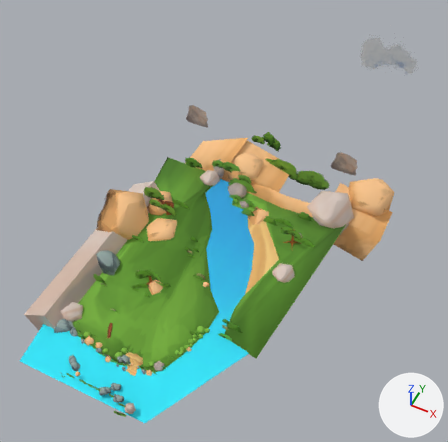
Two versions of the glTF model Assets/Environment/LakeMap.glb, one commit apart.
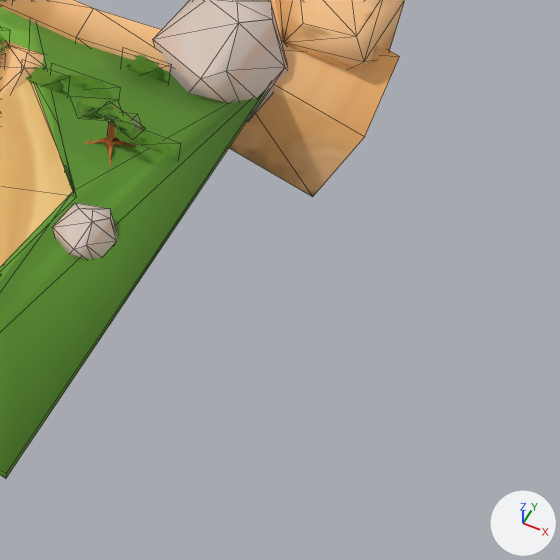
The first picture shows the older version from a 50 mm lens placed at (28.9, -38.5, 79.7), pointed at (-4.6, 28.4, -3.9). The close-ups show both versions on the part from 57% to 100% of the width and 44% to 88% of the height of that picture; other places that the commit changed are outside them. The lights are fixed; the arrows at lower right show +X, +Y and +Z. The close-ups show mesh edges as thin lines. Where no turn or scale is listed for an object, it has been applied to the vertices.
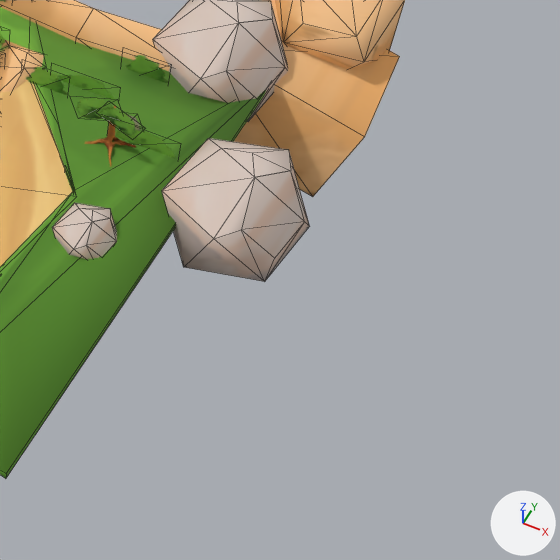
What differs and where, as boxes [x1, y1, x2, y2] in the close-ups (560 x 560 px):
'Icosphere.029', added: after [162, 138, 310, 282]

The change in detail:
Object 'Icosphere.029' (ob_icosphere_029) is new; it shows me_meshicosphere_003.
Its location is (17.39, 24.9, -0.13).
Its rotation in degrees is (4.2, -12, -14).
Its scale is (4.41, 4.41, 4.41).
